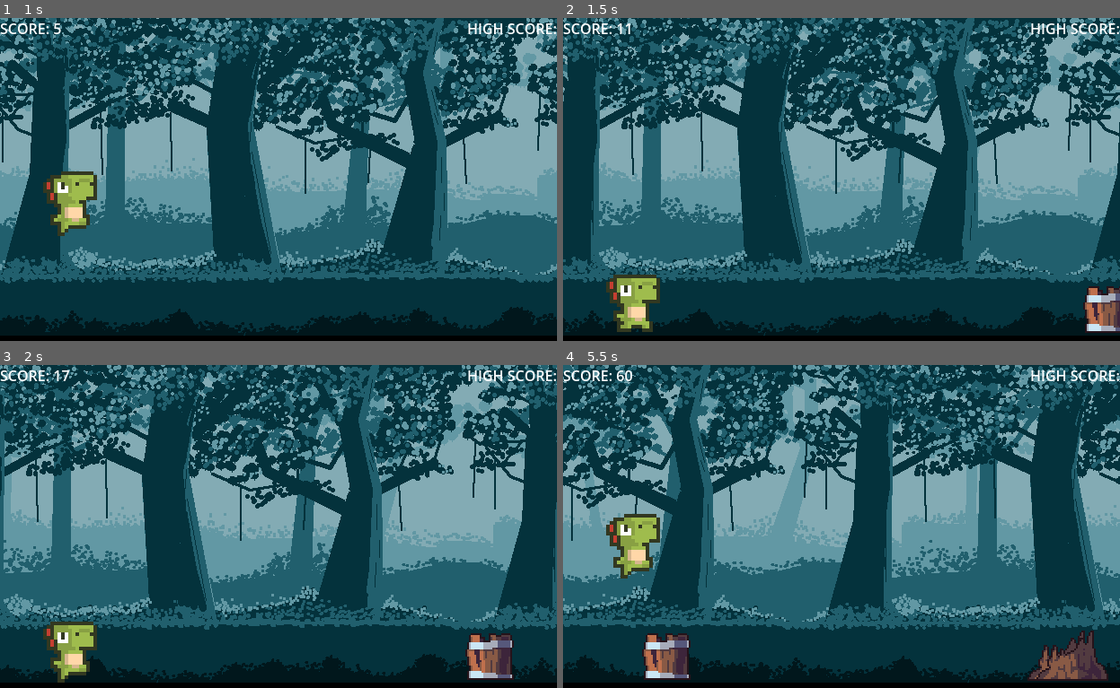
Above: before the commit, frames 1-4 (two rows, left to right).
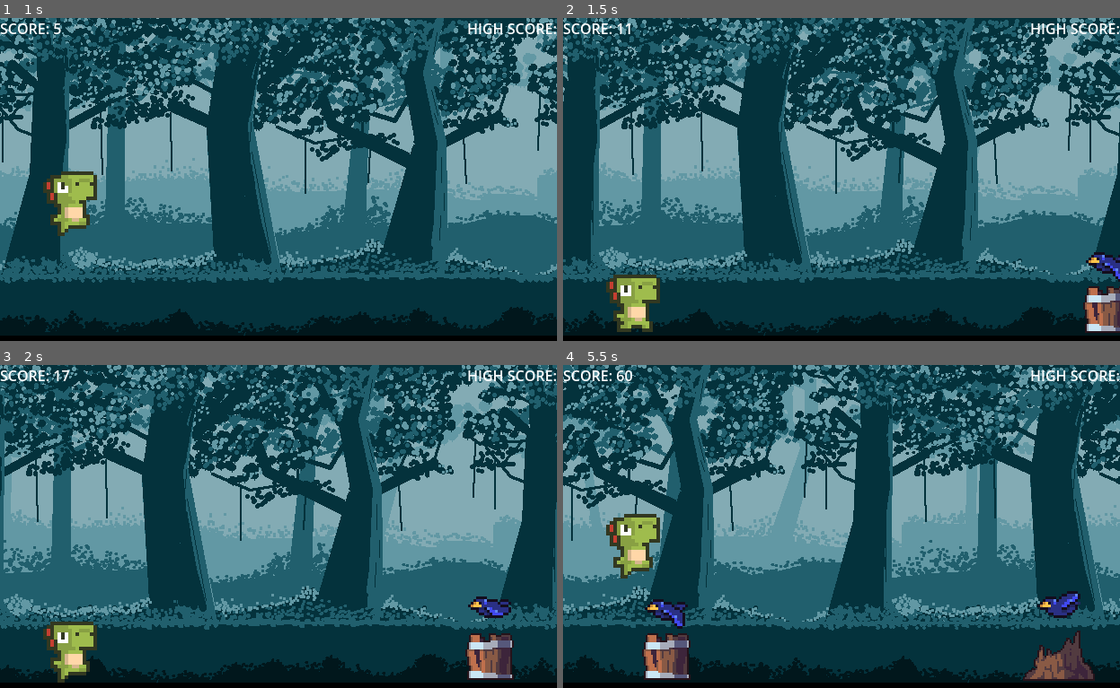
Above: after the commit, the same moments.

Repository: Saittem/SideScroller-Godot
Game: Godot game, scene res://scenes/game.tscn
Two runs of this game, one before a commit and one after it. Both use one fixed random seed, a clock stepped at 60 frames per second and the inputs below.
Inputs:
- Up to frame 1 (1 s): tap W at 0.5 s; hold W from 0.53 s (still down)
- Up to frame 2 (1.5 s): keep holding W
- Up to frame 3 (2 s): keep holding W
- Up to frame 4 (5.5 s): release W at 2.03 s; hold S 2.03-2.78 s; hold W 2.78-4.28 s; hold S 4.28-5.03 s; tap W at 4.52 s; hold W from 5.03 s (still down)

Frame 1 is identical in both runs. In frame 2, 0.3% of the frame differs, in the area x 93-100%, y 72-82%; in frame 3, 0.4%; in frame 4, 1.8%, in the area x 14-98%, y 70-98%.

Commit message:
Added bird to obstacles (not finished)

Diff:
--- a/sidescroller/scenes/bird.tscn
+++ b/sidescroller/scenes/bird.tscn
@@ -72,10 +72,12 @@
 [node name="Bird" type="Area2D"]
 
 [node name="AnimatedSprite2D" type="AnimatedSprite2D" parent="."]
+scale = Vector2(3, 3)
 sprite_frames = SubResource("SpriteFrames_6nk3w")
 animation = &"fly"
 autoplay = "fly"
 frame_progress = 0.175137
 
 [node name="CollisionShape2D" type="CollisionShape2D" parent="."]
+scale = Vector2(3, 3)
 shape = SubResource("RectangleShape2D_w265n")
--- a/sidescroller/scripts/game.gd
+++ b/sidescroller/scripts/game.gd
@@ -6,6 +6,7 @@
 const MAX_SPEED : float = 15.0
 const SCORE_MODIFIER : int = 10
 const SPEED_MODIFIER : int = 8000
+const MAX_DIFFICULTY : int = 2
 
 var stump_scene = preload("res://scenes/stomp.tscn")
 var crate_scene = preload("res://scenes/crate.tscn")
@@ -13,7 +14,7 @@
 var bird_scene = preload("res://scenes/bird.tscn")
 var obstacle_types := [stump_scene, crate_scene, barrel_scene]
 var obstacles : Array
-var bird_heights := [200, 180]
+var bird_heights := [270, 240]
 var last_obs
 
 var score : float
@@ -21,11 +22,13 @@
 var screen_size : Vector2i
 var ground_height : int
 var game_running : bool
+var difficulty : int
 
 func _ready():
 	screen_size = get_window().size
 	ground_height = $Ground.get_node("Sprite2D").texture.get_height()
 	new_game()
+	difficulty = 0
 
 func new_game():
 	speed = 0
@@ -41,8 +44,9 @@
 		if speed > MAX_SPEED:
 			speed = MAX_SPEED
 		score += speed
+
+		adjust_difficulty()
 		show_score()
-
 		generate_obstacles()
 
 		$Player.position.x += speed
@@ -62,7 +66,7 @@
 	if obstacles.is_empty() or (last_obs.position.x + 200) < score + randi_range(300,500):
 		var obs_type = obstacle_types[randi() % obstacle_types.size()]
 		var obs
-		var max_obs = 3
+		var max_obs = difficulty + 1
 		for i in range(randi() % max_obs + 1):
 			obs = obs_type.instantiate()
 			var obs_height = obs.get_node("Sprite2D").texture.get_height()
@@ -72,6 +76,18 @@
 			last_obs = obs
 			add_obs(obs, obs_x, obs_y)
 
+		if difficulty == 0: #MAX_DIFFICULTY:
+			if (randi() % 2) == 0:
+				obs = bird_scene.instantiate()
+				var obs_x : int = screen_size.x + score + 100
+				var obs_y : int = bird_heights[randi() % bird_heights.size()]
+				add_obs(obs, obs_x, obs_y)
+
+func adjust_difficulty():
+	difficulty = score / SPEED_MODIFIER
+	if difficulty > MAX_DIFFICULTY:
+		difficulty = MAX_DIFFICULTY
+
 func add_obs(obs, x, y):
 	obs.position =Vector2i(x, y)
 	add_child(obs)
